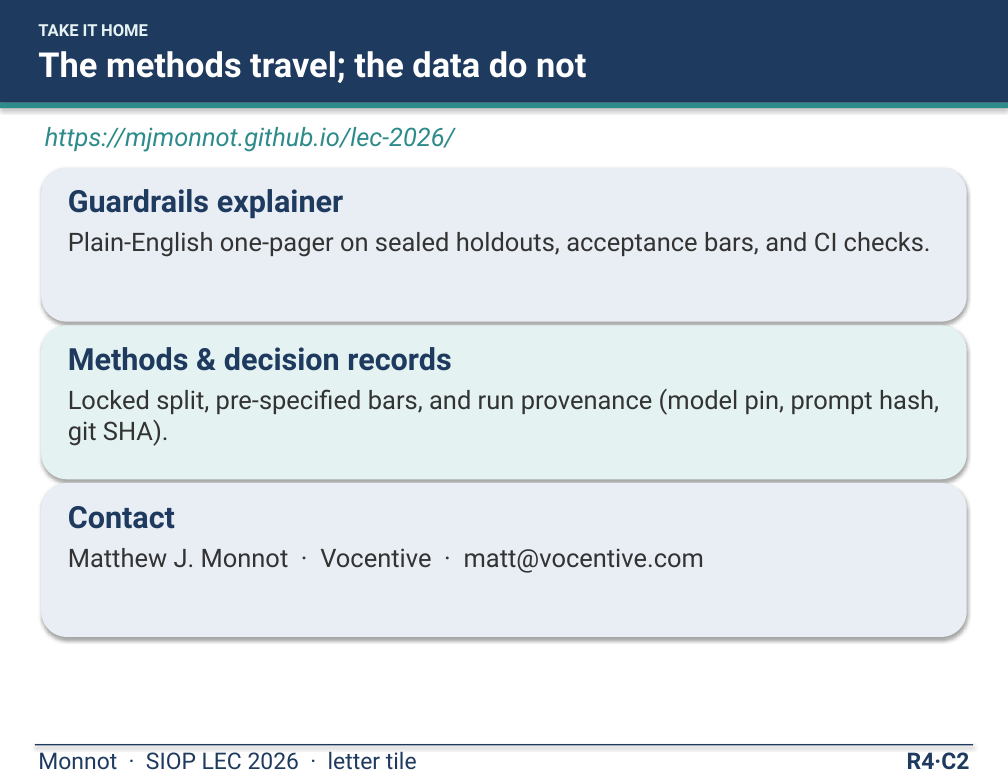
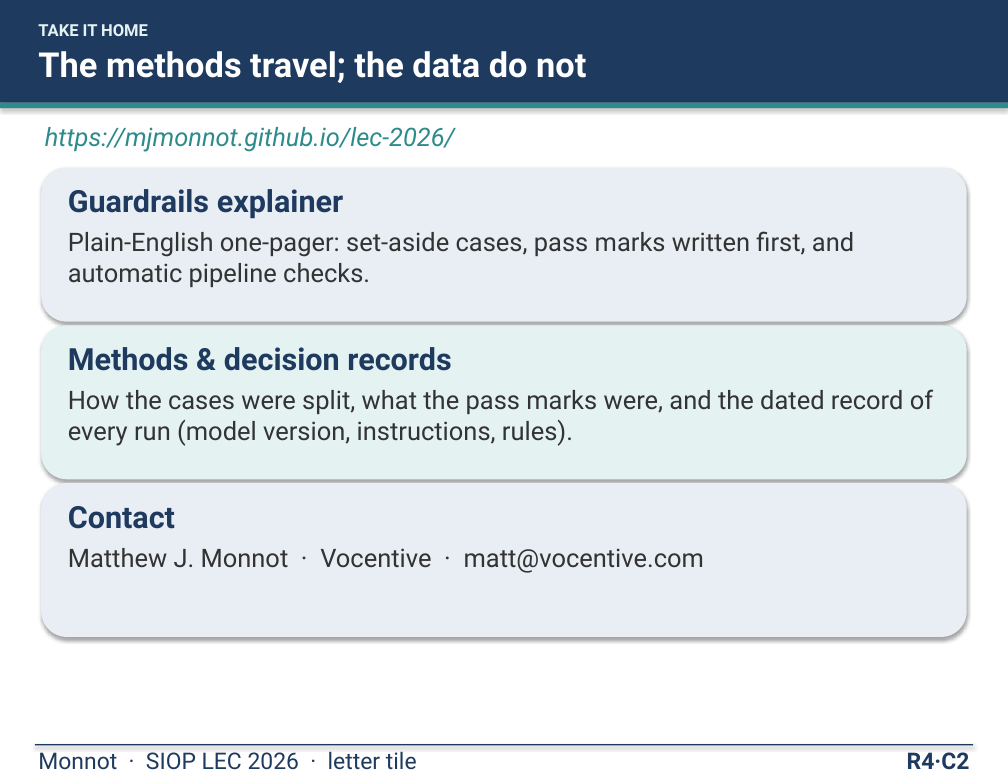
Before and after one commit to mjmonnot/mjmonnot.github.io, a slide deck: slide 14 of lec-2026/assets/Monnot_Poster_v5.pptx. Drawn at 1008x779 pixels with LibreOffice and Linux fonts; fonts in the diff are those of the drawing. Boxes give left, top, right and bottom in pixels: in the first picture for what was removed or moved away, otherwise in the second. Text is boxed around its words. In the diff, an @@ line names an element or a change of style, - is before the commit and + after.

Commit message:
lec-2026: plain-language pass (set-aside cases, locked instructions, pass mark); Start here nav; friendlier index; deck v5 rebuilt

```diff
--- a/lec-2026/assets/Monnot_Poster_v5.pptx
+++ b/lec-2026/assets/Monnot_Poster_v5.pptx
@@ text at (x1=68, y1=231, x2=854, y2=287): text changed @@
-Plain-English one-pager on sealed holdouts, acceptance bars, and CI checks.
+Plain-English one-pager: set-aside cases, pass marks written first, and automatic pipeline checks.
@@ text at (x1=68, y1=389, x2=933, y2=446): text changed @@
-Locked split, pre-specified bars, and run provenance (model pin, prompt hash, git SHA).
+How the cases were split, what the pass marks were, and the dated record of every run (model version, instructions, rules).
```
Also in this commit, not shown: 15 other slides changed, 17 other files.
